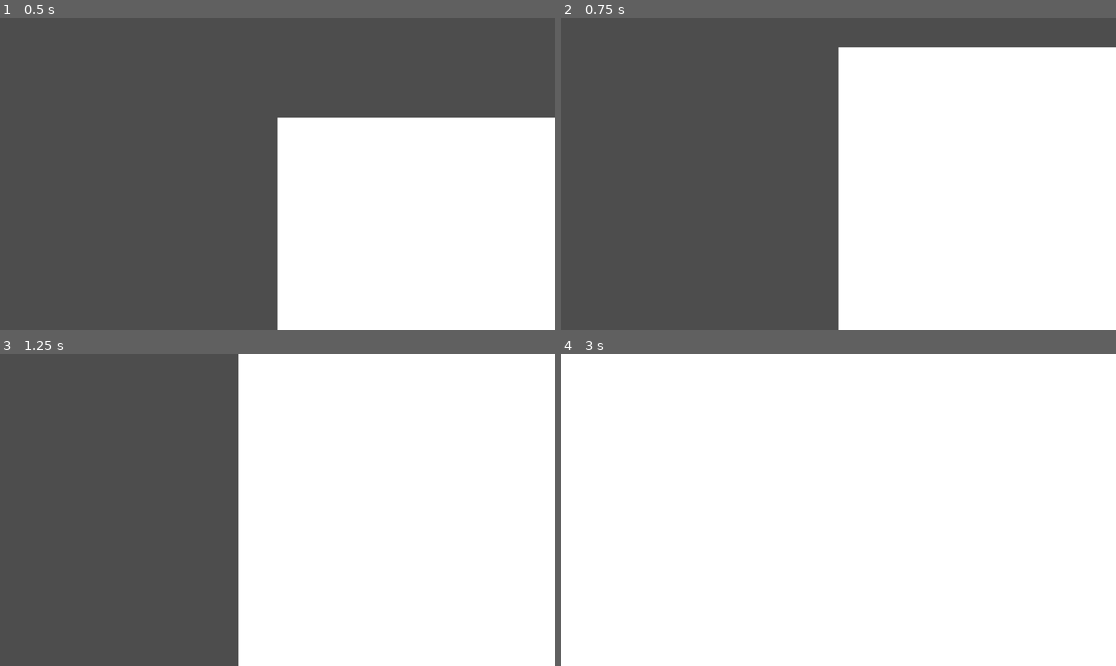
Above: before the commit, frames 1-4 (two rows, left to right).
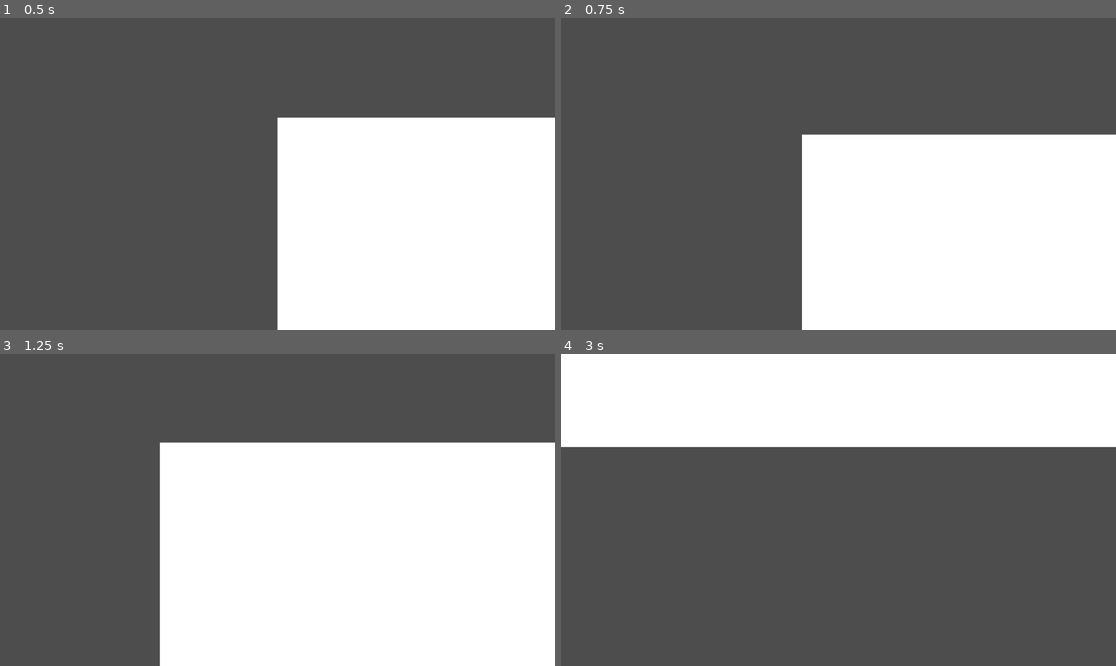
Above: after the commit, the same moments.

Repository: Lueegee1/Skr-t-Kast-Spil
Game: Godot game, scene res://main/root.tscn
Two runs of this game, one before a commit and one after it. Both use one fixed random seed, a clock stepped at 60 frames per second and the inputs below.
Inputs:
- Up to frame 1 (0.5 s): no input
- Up to frame 2 (0.75 s): no input
- Up to frame 3 (1.25 s): no input
- Up to frame 4 (3 s): no input

Frame 1 is identical in both runs. In frame 2, 18% of the frame differs, in the area x 43-100%, y 9-100%; in frame 3, 27%; in frame 4, 70%, in the area x 0-100%, y 29-100%.

Commit message:
Update BallMechanics.gd

Diff:
--- a/main/BallMechanics.gd
+++ b/main/BallMechanics.gd
@@ -1,19 +1,23 @@
 extends RigidBody2D
 
+# exported variables
 @export var launch_speed: float = 500.0      # speed that the RigidBody2D is launched with
 @export var launch_angle: float = 45.0       # angle of launch of the RigidBody2D
 @export var stop_threshold := 0.0            # velocity threshold rquired for the RigidBody2D to be considered stopped
 @export var stop_delay := 1.5                # seconds it must stay still to count as stopped
+@export var time_between_launch = 0.5        # the time between launch command being given and the RigidBody2D actually being launched
 
+# variables
+var still_time := 0.0                        # var to hold the ellapsed time the RigidBody2D has been stationary
+
+# defining objects
 @onready var StartPos = $"../Marker2D"       # start position of the RigidBody2D
 @onready var Sprite = $Sprite2D              # sprite of the RigidBody2D
 @onready var collision = $CollisionPolygon2D # collision of the RigidBody2D
 
-var still_time := 0.0                        # var to hold the ellapsed time the RigidBody2D has been stationary
-
 func _ready() -> void:
 # launches the polygon soon after running the scene
-	await get_tree().create_timer(1.0).timeout
+	await get_tree().create_timer(time_between_launch).timeout
 	LaunchRigidBody(launch_angle)
 
 func LaunchRigidBody(angle):
@@ -25,6 +29,7 @@
 	LaunchRigidBody(launch_angle)
 
 func _physics_process(delta):
+# RigidBody is still clause
 	if linear_velocity.length() < stop_threshold:
 		still_time += delta
 	else:
